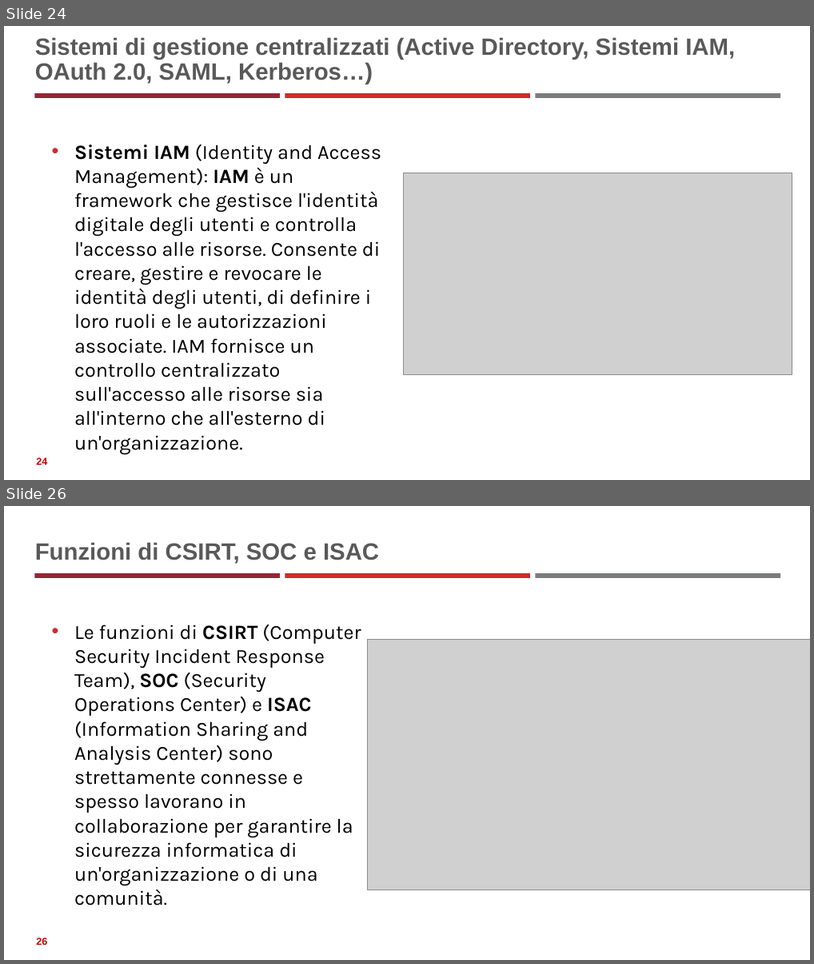
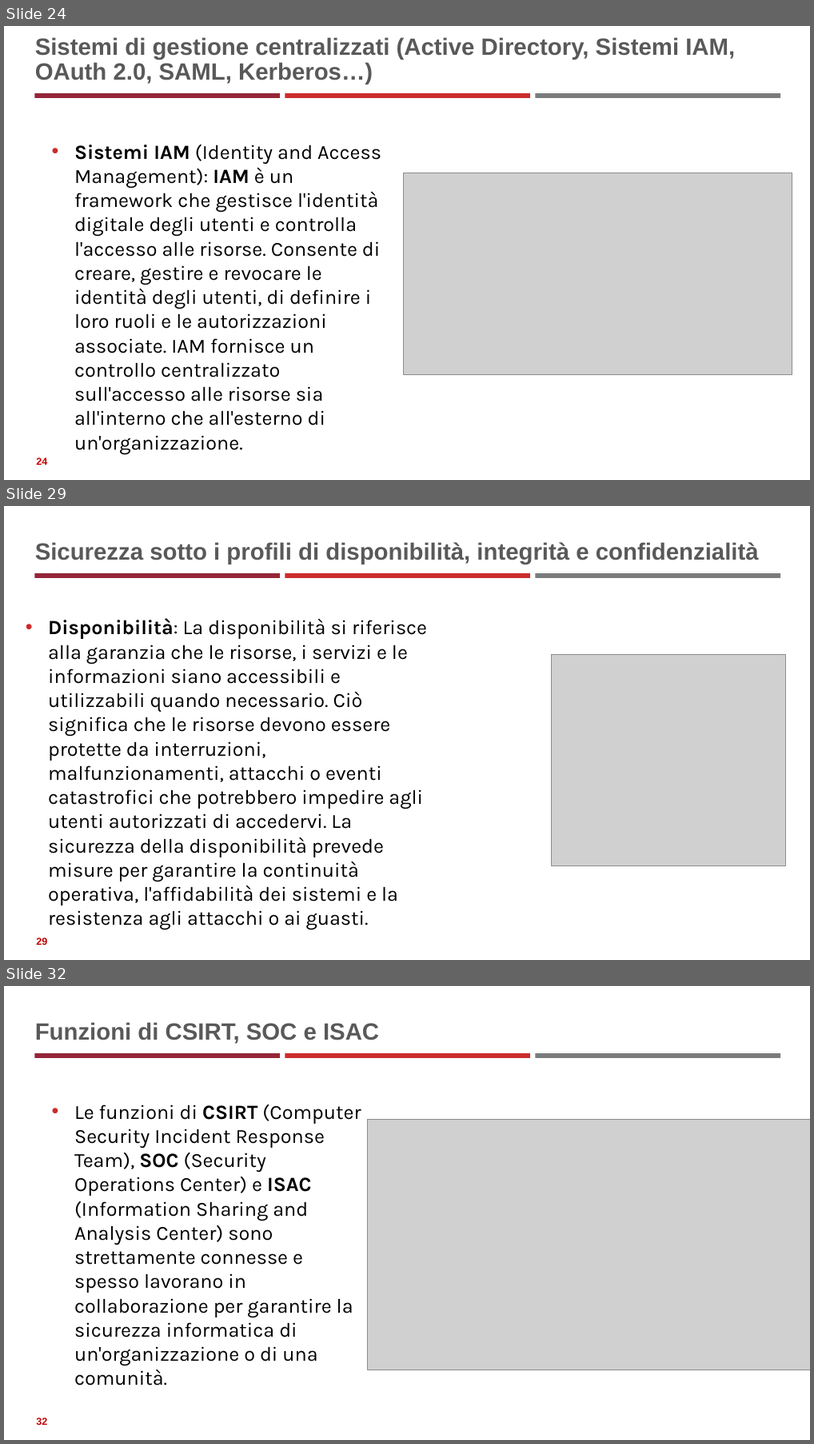
Before and after one commit to neural1977/data_science_interview_material, a slide deck: Cybersecurity/Fondamenti_di_Cybersicurezza.pptx. Shown one above the other, each under a label of ours: slides 24 and 26 before the commit, slides 24, 29 and 32 after it; the slides between them are not shown. The pictures are 814x964 and 814x1444 pixels, drawn with LibreOffice and Linux fonts; fonts in the diff are those of the drawing; grey boxes stand for pictures. Boxes give left, top, right and bottom in pixels: in the first picture for what was removed or moved away, otherwise in the second. Text is boxed around its words. In the diff, an @@ line names an element or a change of style, - is before the commit and + after.

```diff
--- a/Cybersecurity/Fondamenti_di_Cybersicurezza.pptx
+++ b/Cybersecurity/Fondamenti_di_Cybersicurezza.pptx
@@ slide 29 added at <box>4,506,810,960</box>, background #FFFFFF; not listed: 3 template elements that a slide beside it also shows @@
@@ title added at <box>35,542,759,564</box>, 28 pt, text #595959, bold @@
+Sicurezza sotto i profili di disponibilità, integrità e confidenzialità
@@ text added at <box>48,618,427,905</box>, 24 pt, text #000000 @@
+• Disponibilità: La disponibilità si riferisce alla garanzia che le risorse, i servizi e le informazioni siano accessibili e utilizzabili quando necessario. Ciò significa che le risorse devono essere protette da interruzioni, malfunzionamenti, attacchi o eventi catastrofici che potrebbero impedire agli utenti autorizzati di accedervi. La sicurezza della disponibilità prevede misure per garantire la continuità operativa, l'affidabilità dei sistemi e la resistenza agli attacchi o ai guasti.
@@ picture added at <box>551,654,786,865</box> @@
@@ page number added at <box>36,937,47,944</box>, 12 pt, text #C00000, bold @@
+29
@@ what was slide 26 is now slide 32 @@
@@ page number at <box>36,1417,47,1424</box>: text changed @@
-26
+32
```
Also in this commit, not shown: 4 slides changed, 5 other slides added, 1 other file.
